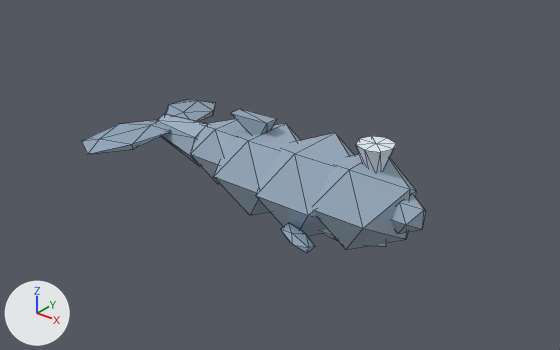
Two versions of the glTF model public/studio/v2.15.0/d_whale/model.glb, one commit apart.
One viewpoint serves both versions: a camera (50 mm lens) standing at (9.39, -12.05, 7.41) and looking at (-0.89, 0.8, -0.56). Arrows for +X, +Y and +Z are at lower left; the lights stay in place. The picture after the commit comes second. Mesh edges are drawn as thin lines. Where no turn or scale is listed for an object, it has been applied to the vertices.

The older version as bpy lines, for what is in view:
```python
ob_part0 = bpy.data.objects.new('part0', me_geometry_0)
ob_part0.location = (0.0, 0.0, 0.0)
ob_part10 = bpy.data.objects.new('part10', me_geometry_10)
ob_part10.location = (0.0, 0.0, 0.0)
ob_part13 = bpy.data.objects.new('part13', me_geometry_13)
ob_part13.location = (0.0, 0.0, 0.0)
ob_part2 = bpy.data.objects.new('part2', me_geometry_2)
ob_part2.location = (0.0, 0.0, 0.0)
ob_part3 = bpy.data.objects.new('part3', me_geometry_3)
ob_part3.location = (0.0, 0.0, 0.0)
ob_part5 = bpy.data.objects.new('part5', me_geometry_5)
ob_part5.location = (0.0, 0.0, 0.0)
ob_part7 = bpy.data.objects.new('part7', me_geometry_7)
ob_part7.location = (0.0, 0.0, 0.0)
ob_part8 = bpy.data.objects.new('part8', me_geometry_8)
ob_part8.location = (0.0, 0.0, 0.0)
ob_part9 = bpy.data.objects.new('part9', me_geometry_9)
ob_part9.location = (0.0, 0.0, 0.0)
# also in view: 'part1' at (0.7, 0.0, -0.02); 'part4' at (2.9, 0.0, 0.05); 'part12' at (1.2, -1.25, -0.55)
```
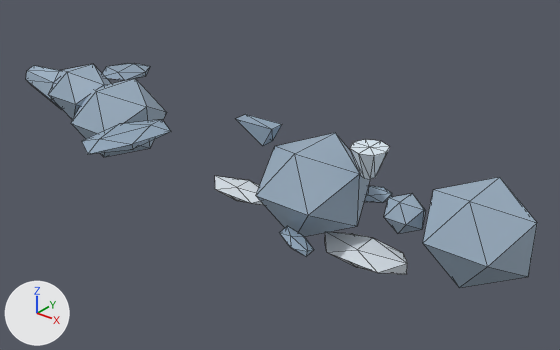
Where the change shows, as pixel boxes (x1, y1, x2, y2) in the pictures (560 x 350 px):
'part0', moved: before (314, 154, 416, 250); after (423, 177, 537, 288)
'part2', moved: before (214, 123, 300, 215); after (71, 78, 167, 157)
'part3', moved: before (190, 119, 247, 184); after (49, 64, 112, 120)
'part5', moved (mostly hidden before): before (321, 229, 386, 247); after (325, 232, 407, 274)
'part7', moved: before (157, 114, 208, 167); after (26, 65, 61, 109)
'part8', moved: before (166, 100, 215, 121); after (102, 63, 150, 80)
'part13', moved: before (356, 136, 396, 172); after (350, 139, 390, 179)
'part10', moved: before (231, 109, 277, 135); after (236, 114, 282, 146)
'part6', unchanged, uncovered by the edit: after (215, 176, 264, 205)

The change, as a diff of the scene's bpy script:
```diff
--- a/public/studio/v2.15.0/d_whale/model.glb.py
+++ b/public/studio/v2.15.0/d_whale/model.glb.py
@@ me_geometry_0 @@
-me_geometry_0.from_pydata(...)  # 12 vertices, 20 faces; spans x 0.93..2.97, y -1.0..1.0, z -0.85..0.95
+me_geometry_0.from_pydata(...)  # 12 vertices, 20 faces; spans x 3.45..5.49, y -1.0..1.0, z -0.71..1.09
+# me_geometry_0 part 1: the whole mesh is moved by (2.52, 0.0, 0.14)
 me_geometry_0.materials.append(mat_defaultmaterial)
@@ me_geometry_2 @@
-me_geometry_2.from_pydata(...)  # 12 vertices, 20 faces; spans x -1.69..0.49, y -1.04..1.04, z -0.92..0.88
+me_geometry_2.from_pydata(...)  # 12 vertices, 20 faces; spans x -6.66..-4.48, y -1.04..1.04, z -0.92..0.88
+# me_geometry_2 part 2: the whole mesh is moved by (-4.97, 0.0, 0.0)
 me_geometry_2.materials.append(mat_defaultmaterial_002)
@@ me_geometry_3 @@
-me_geometry_3.from_pydata(...)  # 12 vertices, 20 faces; spans x -2.67..-0.83, y -0.7..0.7, z -0.58..0.78
+me_geometry_3.from_pydata(...)  # 12 vertices, 20 faces; spans x -7.89..-6.06, y -0.7..0.7, z -0.32..1.04
+# me_geometry_3 part 3: the whole mesh is moved by (-5.22, 0.0, 0.26)
 me_geometry_3.materials.append(mat_defaultmaterial_003)
@@ me_geometry_5 @@
-me_geometry_5.from_pydata(...)  # 12 vertices, 20 faces; spans x 0.48..2.52, y -0.49..0.49, z -0.93..-0.51
+me_geometry_5.from_pydata(...)  # 12 vertices, 20 faces; spans x 1.0..3.05, y -0.49..0.49, z -1.39..-0.97
+# me_geometry_5 part 4: the whole mesh is moved by (0.52, 0.0, -0.46)
 me_geometry_5.materials.append(mat_defaultmaterial_005)
@@ me_geometry_7 @@
-me_geometry_7.from_pydata(...)  # 16 vertices, 28 faces; spans x -3.93..-2.4, y -0.54..0.54, z -0.43..0.61
+me_geometry_7.from_pydata(...)  # 16 vertices, 28 faces; spans x -9.15..-7.62, y -0.54..0.54, z -0.24..0.8
+# me_geometry_7 part 5: the whole mesh is moved by (-5.23, 0.0, 0.19)
 me_geometry_7.materials.append(mat_defaultmaterial_007)
@@ me_geometry_8 @@
-me_geometry_8.from_pydata(...)  # 12 vertices, 20 faces; spans x -4.83..-3.27, y 0.03..2.13, z 0.04..0.4
+me_geometry_8.from_pydata(...)  # 12 vertices, 20 faces; spans x -8.14..-6.58, y 0.78..2.88, z 0.21..0.56
+# me_geometry_8 part 6: the whole mesh is moved by (-3.31, 0.75, 0.17)
 me_geometry_8.materials.append(mat_defaultmaterial_008)
@@ me_geometry_10 @@
-me_geometry_10.from_pydata(...)  # 6 vertices, 8 faces; spans x -1.527..-0.473, y -0.17..0.17, z 0.687..1.163
+me_geometry_10.from_pydata(...)  # 6 vertices, 8 faces; spans x -1.379..-0.325, y -0.17..0.17, z 0.595..1.071
+# me_geometry_10 part 7: the whole mesh is moved by (0.148, 0.0, -0.092)
 me_geometry_10.materials.append(mat_defaultmaterial_010)
@@ me_geometry_13 @@
-me_geometry_13.from_pydata(...)  # 18 vertices, 32 faces; spans x 1.75..2.55, y -0.4..0.4, z 0.72..1.34
+me_geometry_13.from_pydata(...)  # 18 vertices, 32 faces; spans x 1.613..2.413, y -0.4..0.4, z 0.612..1.232
+# me_geometry_13 part 8: the whole mesh is moved by (-0.137, 0.0, -0.108)
 me_geometry_13.materials.append(mat_defaultmaterial_013)
```
